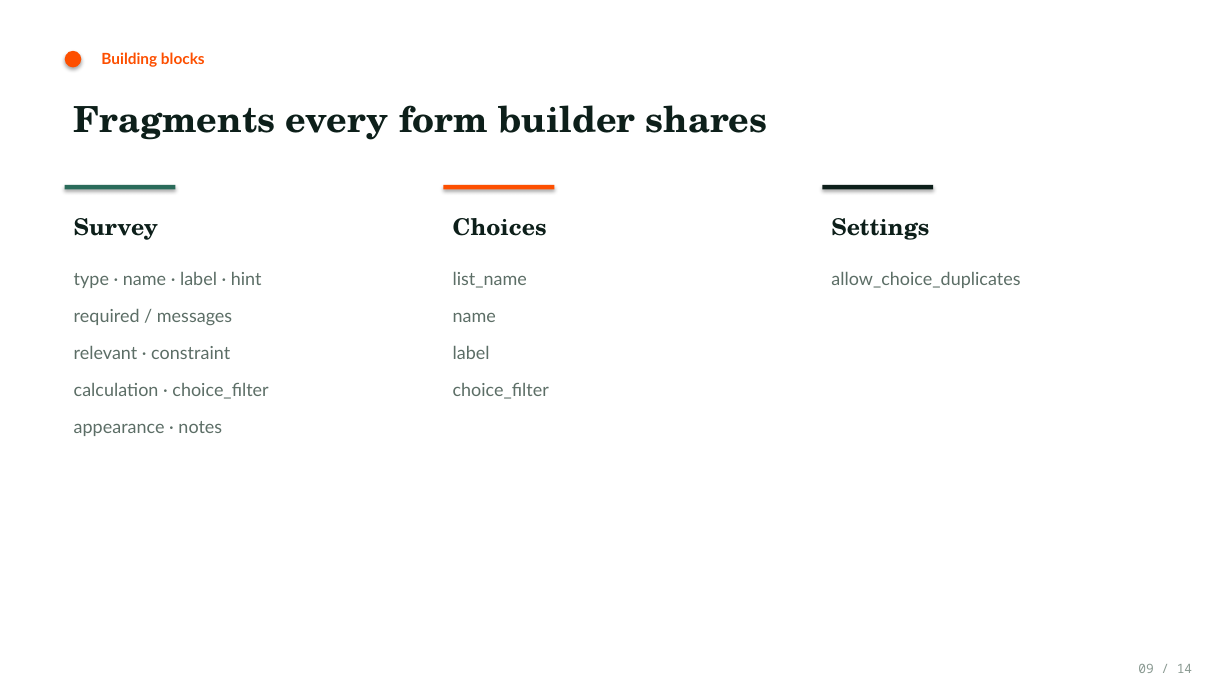
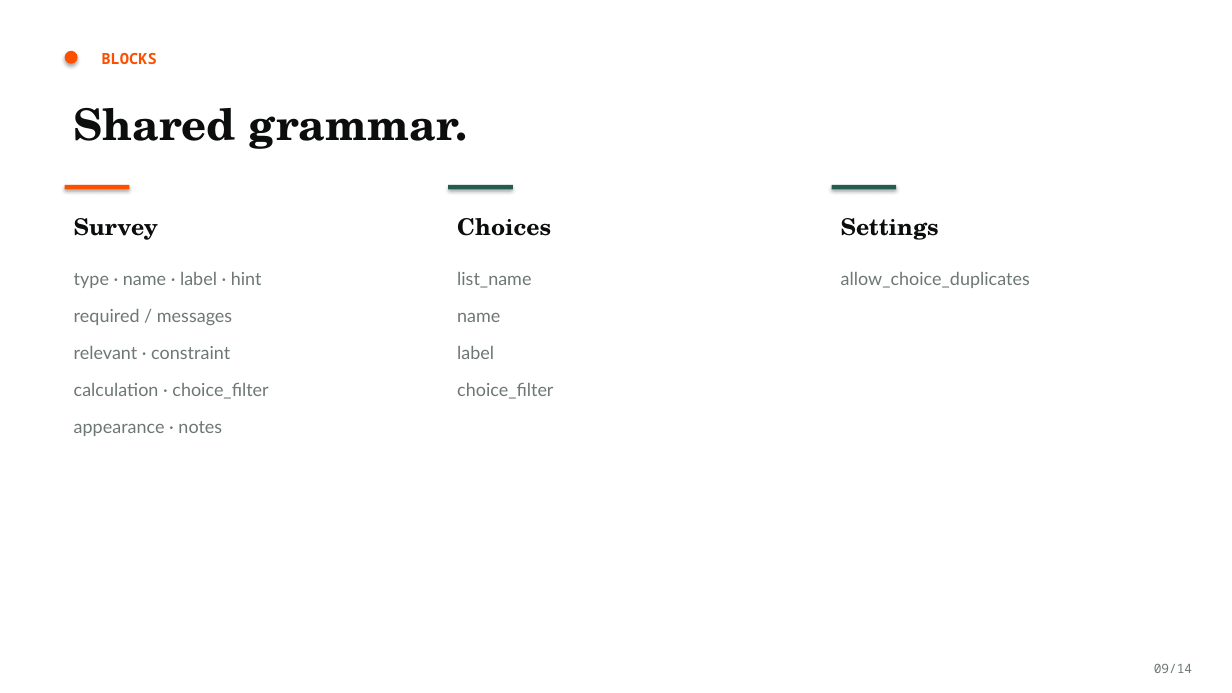
Before and after one commit to kakaijacob/Special-Operations-Schema, a slide deck: slide 9 of docs/Mentee_Mapping_SOP.pptx. Drawn at 1232x693 pixels with LibreOffice and Linux fonts; fonts in the diff are those of the drawing; background and template pictures are left out. Boxes give left, top, right and bottom in pixels: in the first picture for what was removed or moved away, otherwise in the second. Text is boxed around its words. In the diff, an @@ line names an element or a change of style, - is before the commit and + after.

```diff
--- a/docs/Mentee_Mapping_SOP.pptx
+++ b/docs/Mentee_Mapping_SOP.pptx
@@ text at (101,53,156,64): text changed; font Lato to Noto Sans Mono @@
-Building blocks
+BLOCKS
@@ text at (74,108,467,149): text changed; size 28 to 34 pt; text colour #0D1F1A to #0C0E0D @@
-Fragments every form builder shares
+Shared grammar.
@@ rectangle: place and size @@
-rectangle at (65,185,176,189)
+rectangle at (65,185,129,189)
@@ rectangle at (65,185,129,189): fill #2A6B5A to #FD4F00 @@
@@ rectangle: place and size @@
-rectangle at (444,185,555,189)
+rectangle at (448,185,513,189)
@@ rectangle at (448,185,513,189): fill #FD4F00 to #245C4E @@
@@ text colour #0D1F1A to #0C0E0D in 3 elements at (74,218,158,240), (457,218,551,236), (841,218,939,240) @@
@@ text "Settings": place and size @@
-text "Settings" at (831,218,929,240)
+text "Settings" at (841,218,939,240)
@@ rectangle: place and size @@
-rectangle at (823,185,933,189)
+rectangle at (832,185,897,189)
@@ rectangle at (832,185,897,189): fill #0D1F1A to #245C4E @@
@@ text colour #5C6E66 to #6E7872 in 3 elements at (74,272,268,436), (457,272,553,399), (841,272,1030,288) @@
@@ text "allow_choice_duplicates": place and size @@
-text "allow_choice_duplicates" at (831,272,1020,288)
+text "allow_choice_duplicates" at (841,272,1030,288)
@@ text at (1154,664,1192,673): text changed; text colour #8A9A92 to #6E7872 @@
-09 / 14
+09/14
```
Also in this commit, not shown: 11 other slides changed, 2 slides added, 2 slides removed, 12 other files.
